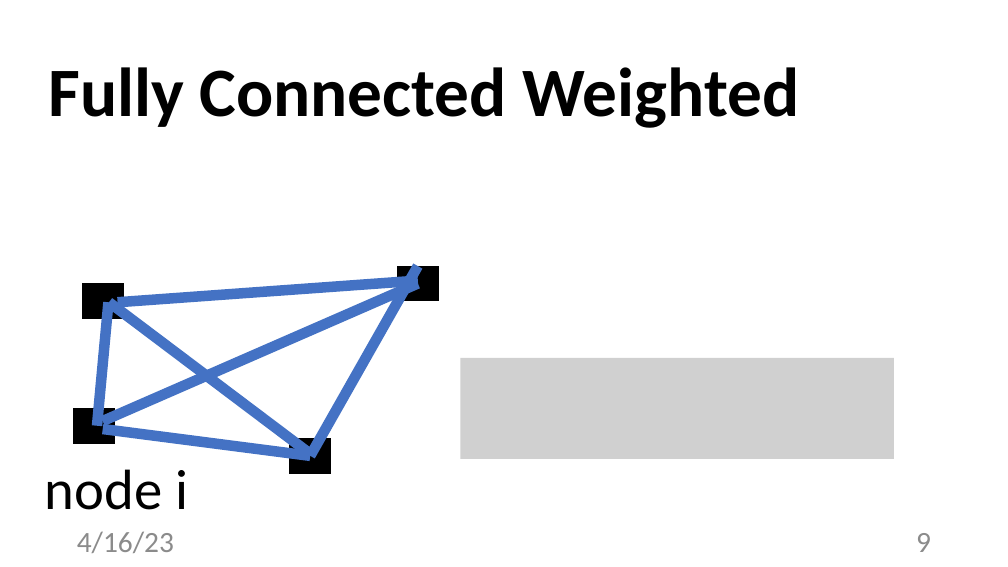
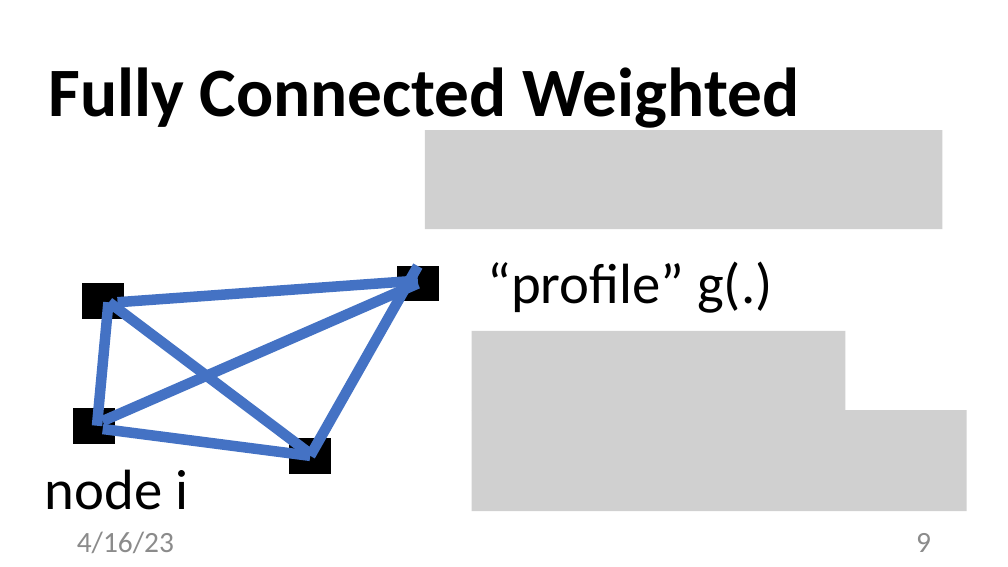
Before and after one commit to alexjungaalto/FederatedLearning, a slide deck: slide 9 of slides/CS-E4740_GraphLearning.pptx. Drawn at 1008x567 pixels with LibreOffice and Linux fonts; fonts in the diff are those of the drawing; grey boxes stand for pictures. Boxes give left, top, right and bottom in pixels: in the first picture for what was removed or moved away, otherwise in the second. Text is boxed around its words. In the diff, an @@ line names an element or a change of style, - is before the commit and + after.

```diff
--- a/slides/CS-E4740_GraphLearning.pptx
+++ b/slides/CS-E4740_GraphLearning.pptx
@@ picture added at [425, 130, 943, 229] @@
@@ text added at [487, 261, 772, 313], 54 pt, text #000000 @@
+“profile” g(.)
@@ picture added at [472, 331, 845, 411] @@
@@ picture: place and size @@
-picture at [461, 358, 895, 458]
+picture at [472, 411, 967, 511]
```
Also in this commit, not shown: 3 other slides changed, 9 slides added, 1 slide removed, 3 other files.
